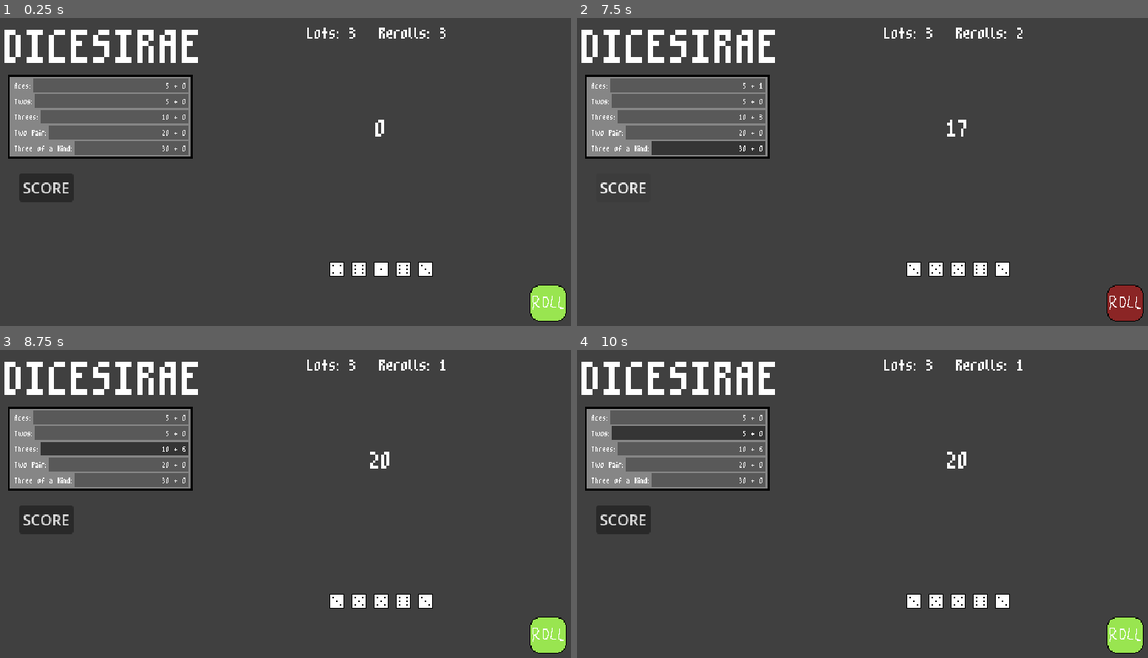
Above: before the commit, frames 1-4 (two rows, left to right).
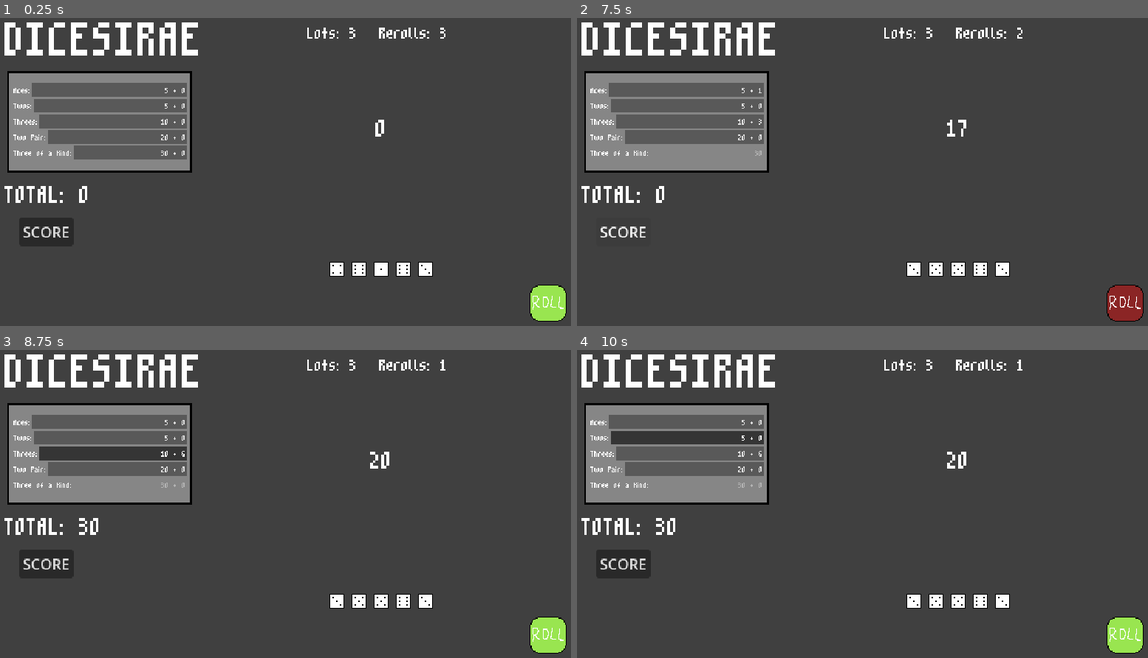
Above: after the commit, the same moments.

Repository: xander6424/DICESIRAE
Game: Godot game, scene res://scenes/main.tscn
Two runs of this game, one before a commit and one after it. Both use one fixed random seed, a clock stepped at 60 frames per second and the inputs below.
Inputs (mouse positions are in pixels of both pictures, inside the frame that each line leads up to):
- Up to frame 1 (0.25 s): no input
- Up to frame 2 (7.5 s): click "SCORE" at 0.5 s; click (1125, 304) at 1.25 s; click "5 + 0" at 2 s; click "5 + 1" at 2.75 s; click "5 + 0" at 3.5 s; click "10 + 3" at 4.25 s; click "20 + 0" at 5 s; click "30 + 0" at 5.75 s; click (1125, 304) at 6.5 s; click "SCORE" at 7.25 s
- Up to frame 3 (8.75 s): click "10 + 6" at 8 s
- Up to frame 4 (10 s): click "5 + 0" at 8.75 s; click "5 + 0" at 9.5 s

The runs differ from the first frame. In frame 1, 6.9% of the frame differs, in the area x 0-35%, y 1-72%; in frame 2, 7.6%; in frame 3, 7.9%; in frame 4, 7.9%.

Commit message:
Scoring Dice
Readjusted some more UI elements, along with implementing the scoring system that requires some tweaks and a signal to the main script.

Diff:
--- a/scenes/main.tscn
+++ b/scenes/main.tscn
@@ -27,8 +27,9 @@
 
 [node name="Title" type="Label" parent="." unique_id=837264721]
 offset_left = 16.0
+offset_top = -8.0
 offset_right = 232.0
-offset_bottom = 76.0
+offset_bottom = 68.0
 pivot_offset = Vector2(112.5, 27.5)
 theme_override_fonts/font = ExtResource("2_tipki")
 theme_override_font_sizes/font_size = 96
@@ -68,6 +69,15 @@
 horizontal_alignment = 1
 vertical_alignment = 1
 
+[node name="Total" type="Label" parent="." unique_id=200728729]
+offset_left = 16.0
+offset_top = 184.0
+offset_right = 97.0
+offset_bottom = 222.0
+theme_override_fonts/font = ExtResource("2_tipki")
+theme_override_font_sizes/font_size = 48
+text = "TOTAL: "
+
 [node name="DiceSet" type="Node2D" parent="." unique_id=950121212]
 position = Vector2(424, 288)
 
@@ -101,16 +111,16 @@
 [node name="ScoreButton" type="Button" parent="." unique_id=2064507988]
 unique_name_in_owner = true
 offset_left = 32.0
-offset_top = 184.0
+offset_top = 232.0
 offset_right = 91.0
-offset_bottom = 215.0
+offset_bottom = 263.0
 text = "SCORE"
 
 [node name="Scorecard" parent="." unique_id=1927596429 instance=ExtResource("7_o6xl0")]
-offset_left = 144.0
-offset_top = 120.0
-offset_right = 144.0
-offset_bottom = 120.0
+offset_left = 168.0
+offset_top = 160.0
+offset_right = 168.0
+offset_bottom = 160.0
 
 [connection signal="update_scorecard" from="." to="Scorecard" method="_on_update_scorecard"]
 [connection signal="reset" from="DiceSet/Dice1" to="." method="_on_reset"]
--- a/scenes/scorecard.tscn
+++ b/scenes/scorecard.tscn
@@ -45,14 +45,14 @@
 script = ExtResource("1_fuxe3")
 
 [node name="PanelContainer" type="PanelContainer" parent="." unique_id=1914653162]
-custom_minimum_size = Vector2(200, 0)
+custom_minimum_size = Vector2(200, 110)
 layout_mode = 1
 anchors_preset = -1
 anchor_right = 0.46600002
 anchor_bottom = 0.49400002
 offset_top = 2.0
-offset_right = -48.24002
-offset_bottom = 2.0799866
+offset_right = -98.24002
+offset_bottom = -65.84001
 grow_horizontal = 2
 grow_vertical = 2
 theme_override_styles/panel = SubResource("StyleBoxFlat_3ufj2")
--- a/scripts/global.gd
+++ b/scripts/global.gd
@@ -2,6 +2,7 @@
 
 var lots: int = 3
 var rerolls: int = 3
+var grand_total: int = 0
 var rolling_dice_list: Array[int] = []
 var saved_dice_list: Array[int] = []
 
--- a/scripts/main.gd
+++ b/scripts/main.gd
@@ -5,6 +5,7 @@
 @onready var score_label: Label = %Score
 @onready var lots_label: Label = %Lots
 @onready var reroll_label: Label = %Rerolls
+@onready var grand_total_label: Label = $Total
 @onready var roll_button: TextureButton = %RollButton
 
 var dice_in_play = 5
@@ -82,6 +83,7 @@
 func update_labels():
 	lots_label.text = "Lots: " + str(Global.lots)
 	reroll_label.text = "Rerolls: " + str(Global.rerolls)
+	grand_total_label.text = "TOTAL: " + str(Global.grand_total)
 
 
 # SIGNAL CALL
--- a/scripts/scorecard.gd
+++ b/scripts/scorecard.gd
@@ -53,16 +53,24 @@
 	print("PRESSED")
 
 func score_button_pressed() -> void:
+	var current_category
 	var category_selected: bool = false
 
 	# Find which category was selected
-	for button in category_button_list:
-		if button.button_pressed:
+	for category in active_category_info_list:
+		if category.button.button_pressed:
+			current_category = category
 			category_selected = true
 			break
 
 	if category_selected:
-		print("Scoring category")
+		var scored_total = current_category.base_score + current_category.total
+		current_category.scored = true
+		current_category.button.disabled = true
+		current_category.button.text = str(scored_total)
+		Global.grand_total += scored_total
+
+		# Emit a signal to decrease lot count and update labels.
 	else:
 		print("Please select a category")
 
